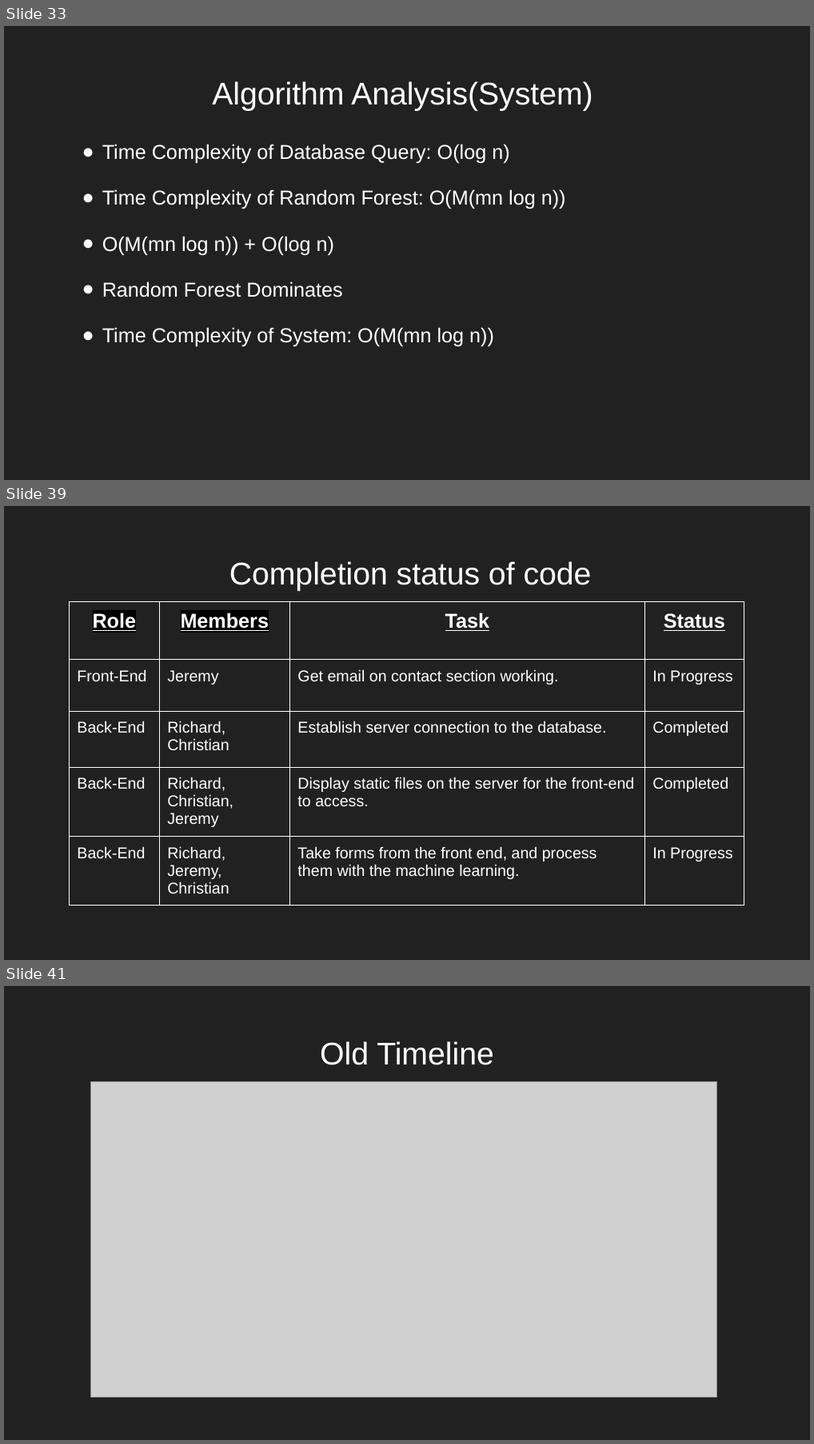
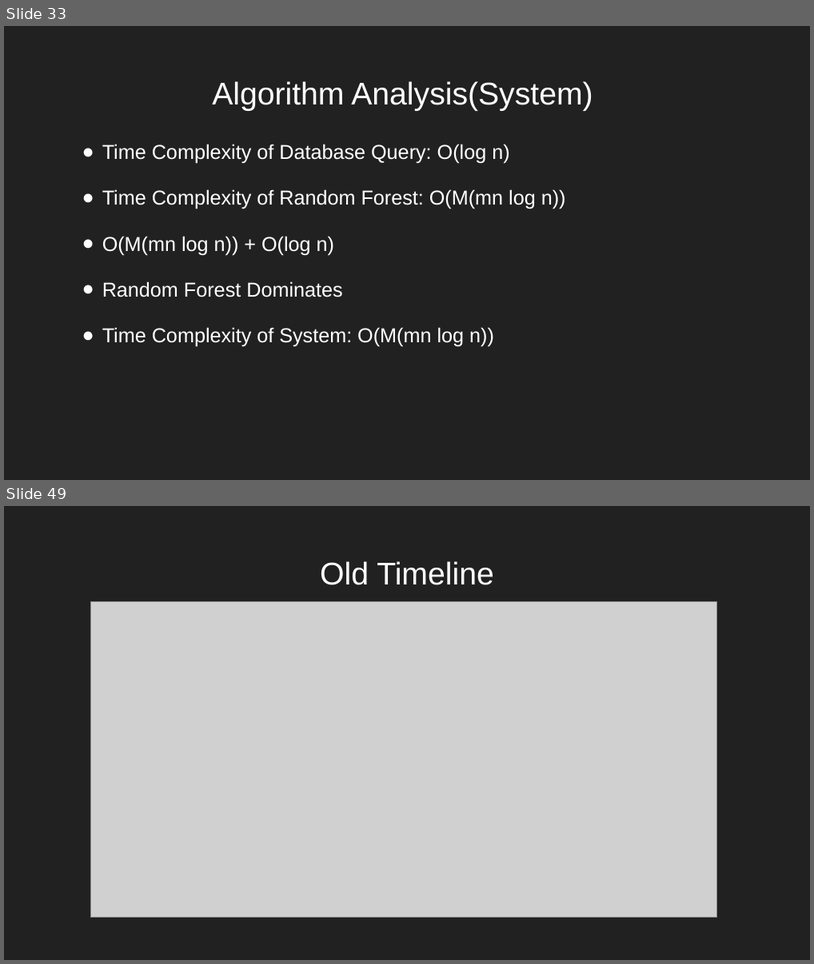
Before and after one commit to nreader72/NostraDomicile, a slide deck: docs/Progress_Reports/NostraDomicile (6).pptx. Shown one above the other, each under a label of ours: slides 33, 39 and 41 before the commit, slides 33 and 49 after it; the slides between them are not shown. The pictures are 814x1444 and 814x964 pixels, drawn with LibreOffice and Linux fonts; fonts in the diff are those of the drawing; grey boxes stand for pictures; background and template pictures are left out. Boxes give left, top, right and bottom in pixels: in the first picture for what was removed or moved away, otherwise in the second. Text is boxed around its words. In the diff, an @@ line names an element or a change of style, - is before the commit and + after.

```diff
--- a/docs/Progress_Reports/NostraDomicile (6).pptx
+++ b/docs/Progress_Reports/NostraDomicile (6).pptx
@@ slide 39 removed at (4,506,810,960), background picture (left out) @@
@@ title removed at (230,561,592,591) @@
-Completion status of code
@@ table removed at (70,602,744,896), 5 rows, 4 columns @@
-Role | Members | Task | Status
-Front-End | Jeremy | Get email on contact section working. | In Progress
-Back-End | Richard, Christian | Establish server connection to the database. | Completed
-Back-End | Richard, Christian, Jeremy | Display static files on the server for the front-end to access. | Completed
-Back-End | Richard, Jeremy, Christian | Take forms from the front end, and process them with the machine learning. | In Progress
@@ what was slide 41 is now slide 49 @@
```
Also in this commit, not shown: 10 slides changed, 3 slides added, 3 other slides removed.
